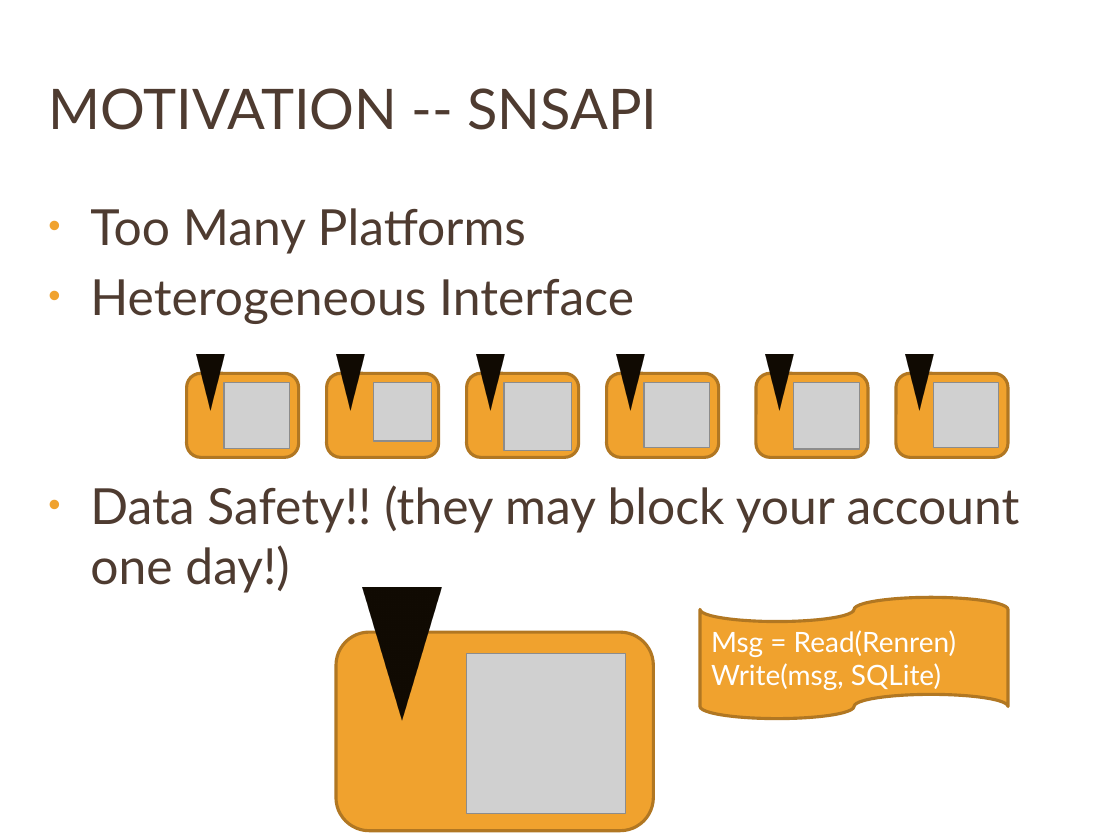
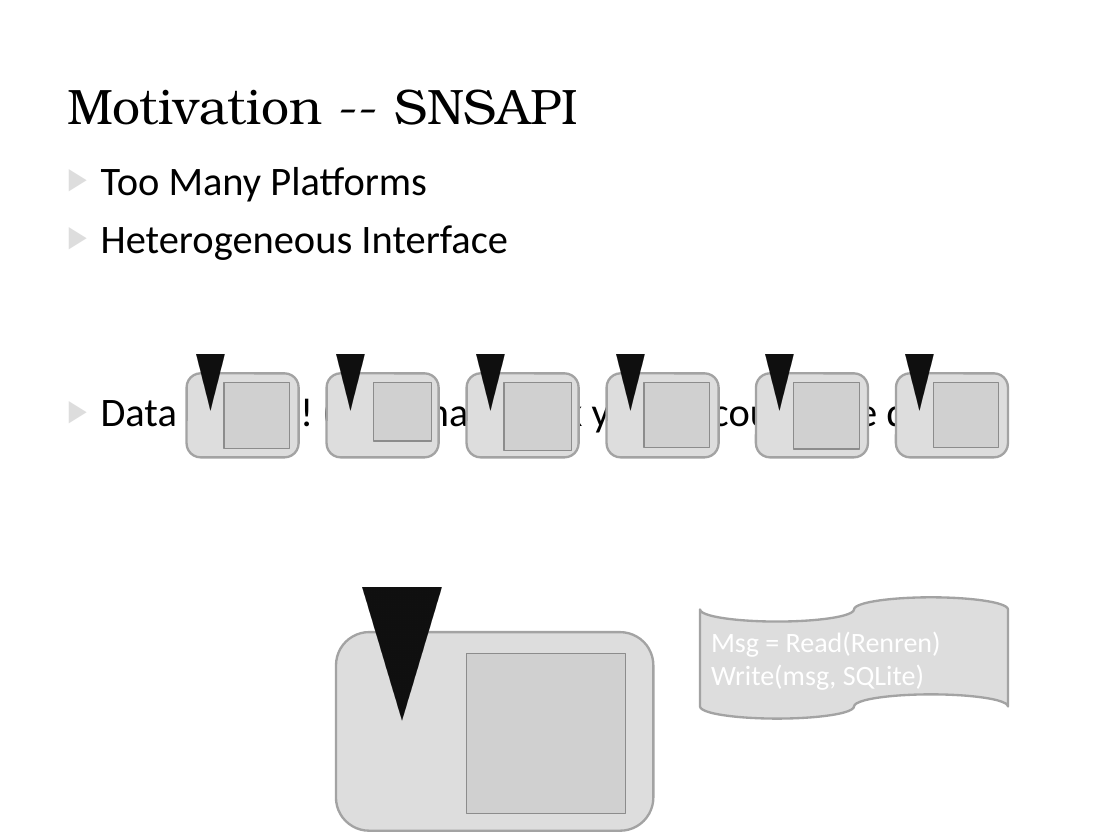
Before and after one commit to hupili/sns-router, a slide deck: slide 3 of doc/presentation/presentation-white.pptx. Drawn at 1120x840 pixels with LibreOffice and Linux fonts; fonts in the diff are those of the drawing; grey boxes stand for pictures; background and template pictures are left out. Boxes give left, top, right and bottom in pixels: in the first picture for what was removed or moved away, otherwise in the second. Text is boxed around its words. In the diff, an @@ line names an element or a change of style, - is before the commit and + after.

```diff
--- a/doc/presentation/presentation-white.pptx
+++ b/doc/presentation/presentation-white.pptx
@@ title "Motivation -- SNSAPI" at [67,89,578,125]: vertical alignment middle to bottom @@
@@ title at [67,89,578,125]: text changed; size 36 to 32 pt; font Lato to TeX Gyre Bonum; text colour #4E3B30 to #000000 @@
-MOTIVATION -- SNSAPI
+Motivation -- SNSAPI
@@ text "Too Many Platforms": place and size @@
-text "Too Many Platforms" at [90,208,1020,593]
+text "Too Many Platforms" at [101,167,970,436]
@@ text "Too Many Platforms" at [101,167,970,436]: size 32 to 26 pt, font Lato to Calibri, text colour #4E3B30 to #000000; bullet • to ▶; bullet colour #F0A22E to #DDDDDD @@
@@ fill #F0A22E to #DDDDDD; outline #B27822 2 pt to #A3A3A3 1.5 pt in 14 elements at [327,373,439,457], [336,355,364,411], [896,373,1008,457], [905,355,933,411], [187,373,299,457], [196,355,224,411], [607,373,719,457], [616,355,644,411], [467,373,579,457], [476,355,504,411], [756,373,868,457], [765,355,793,411], [336,632,653,830], [363,588,442,720] @@
@@ flow chart punched tape "Msg = Read(Renren)" at [700,597,1008,718]: font Lato to Calibri; fill #F0A22E to #DDDDDD; outline #B27822 2 pt to #A3A3A3 1.5 pt @@
```
Also in this commit, not shown: 26 other slides changed, 1 other file.
